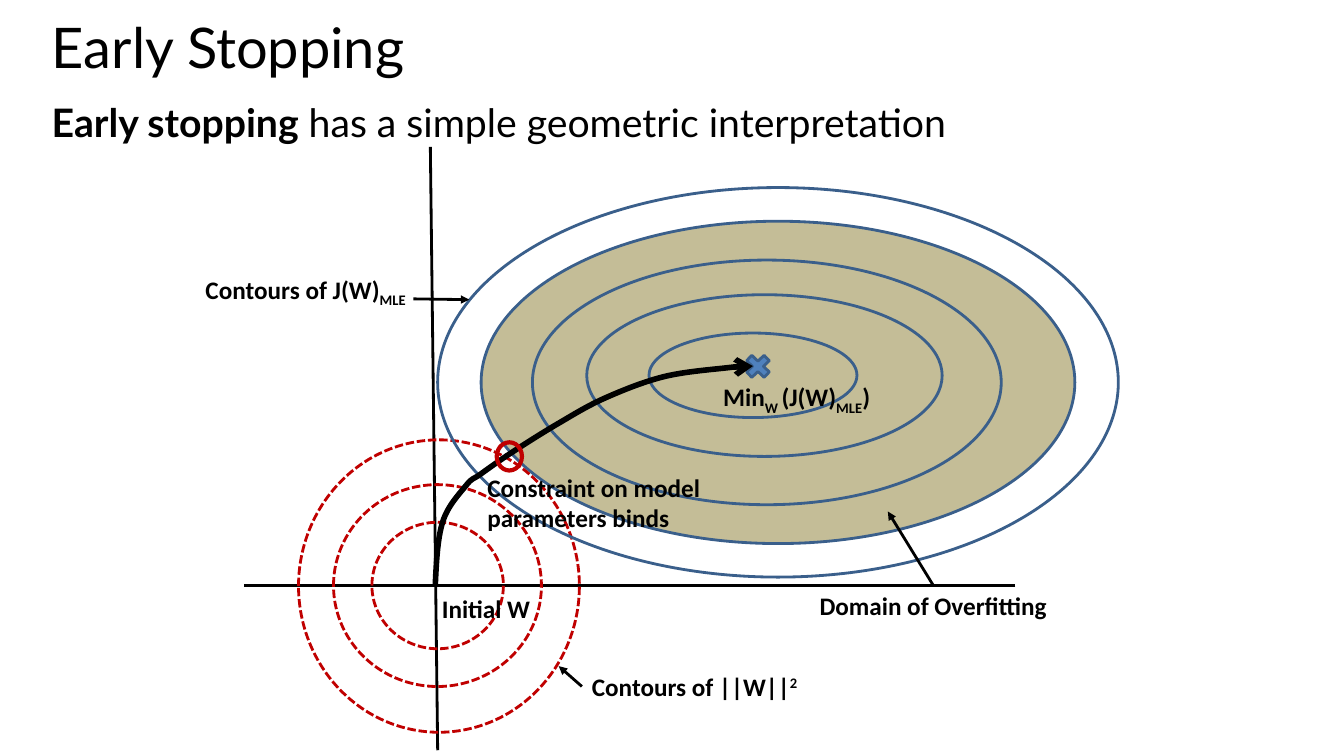
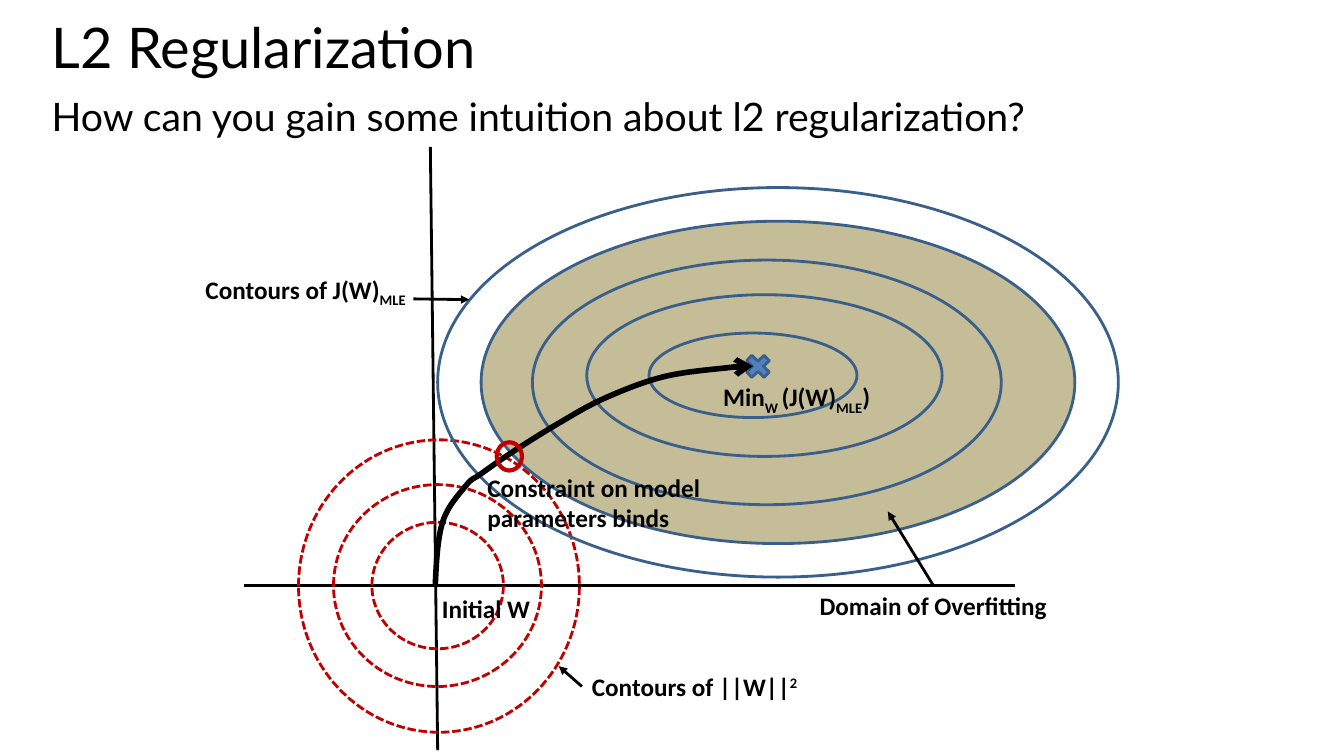
Before and after one commit to StephenElston/CSCI-E25, a slide deck: slide 33 of Slides/7_RegularizationAndOptimization.pptx. Drawn at 1344x756 pixels with LibreOffice and Linux fonts; fonts in the diff are those of the drawing. Boxes give left, top, right and bottom in pixels: in the first picture for what was removed or moved away, otherwise in the second. Text is boxed around its words. In the diff, an @@ line names an element or a change of style, - is before the commit and + after.

```diff
--- a/Slides/7_RegularizationAndOptimization.pptx
+++ b/Slides/7_RegularizationAndOptimization.pptx
@@ title at <box>52,26,475,78</box>: text changed @@
-Early Stopping
+L2 Regularization
@@ text at <box>52,102,1025,138</box>: text changed @@
-Early stopping has a simple geometric interpretation
+How can you gain some intuition about l2 regularization?
```
Also in this commit, not shown: 2 other slides changed.
